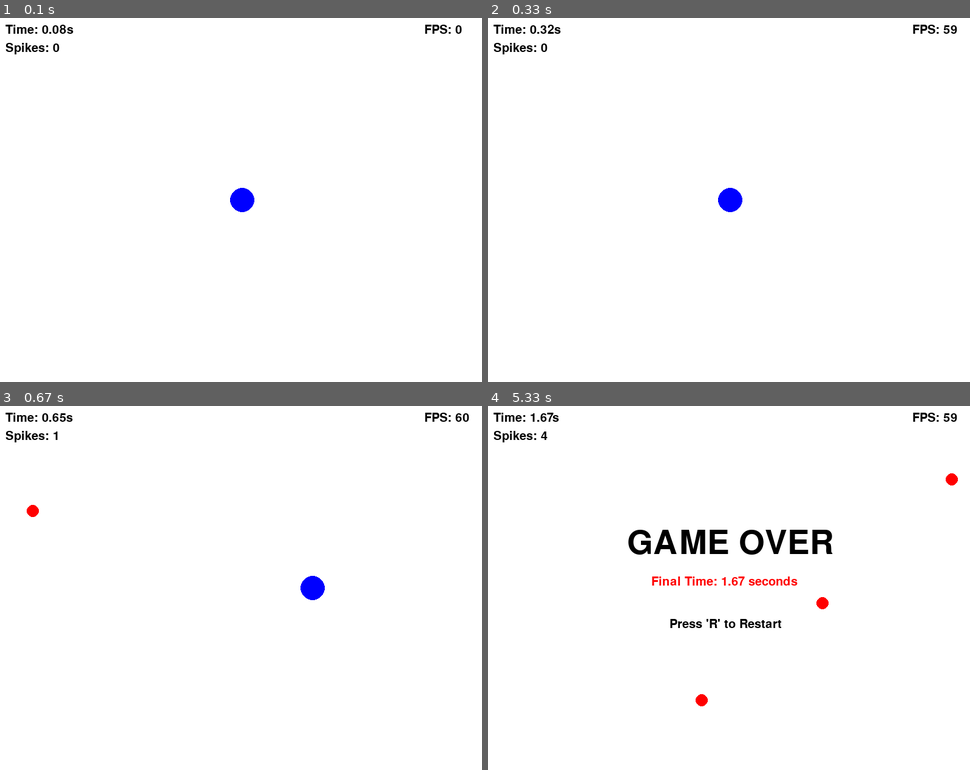
Above: before the commit, frames 1-4 (two rows, left to right).
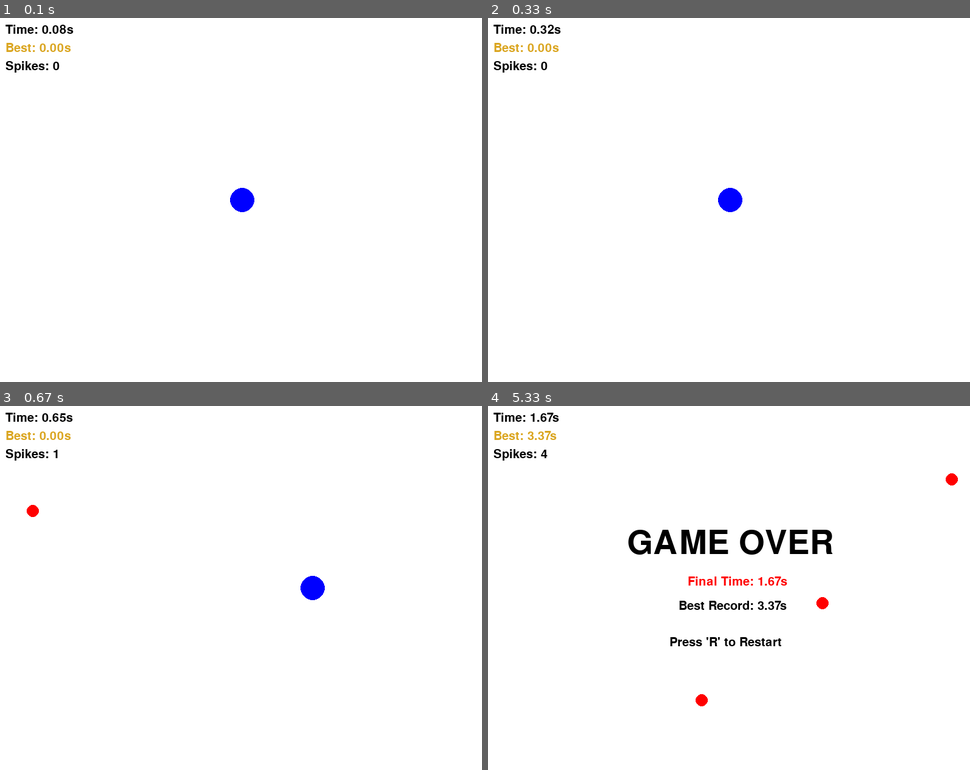
Above: after the commit, the same moments.

Repository: hsh060425/myfirstgame
Game: pygame game, started from vs_hsh/hello_pyame.py
The game is run twice, just before and just after one commit, with the same random seed, the same clock (stepped at 60 frames per second) and the same inputs.
Inputs:
- Up to frame 1 (0.1 s): no input
- Up to frame 2 (0.33 s): no input
- Up to frame 3 (0.67 s): hold Right from 0.33 s (still down)
- Up to frame 4 (5.33 s): release Right at 0.8 s; hold Up 0.83-1.13 s; hold Right 1.17-1.63 s; hold Left 1.67-2.2 s; hold Down 2.23-2.53 s; hold Left 2.57-2.97 s; hold Up 3-3.37 s; hold R 3.4-4.03 s; hold Right 3.4-4.03 s; hold Right 4.07-4.7 s; hold Down 4.73-5.1 s

The runs differ from the first frame. In frame 1, 0.5% of the frame differs, in the area x 1-96%, y 1-15%; in frame 2, 0.5%; in frame 3, 0.5%; in frame 4, 1.7%, in the area x 1-98%, y 1-66%.

Commit message:
record_add
베스트 타이머 생성

Diff:
--- a/vs_hsh/hello_pyame.py
+++ b/vs_hsh/hello_pyame.py
@@ -5,12 +5,13 @@
 
 pygame.init()
 screen = pygame.display.set_mode((800, 600))
-pygame.display.set_caption("Spikes Game - Survival")
+pygame.display.set_caption("Spikes Game - High Score")
 
 WHITE = (255, 255, 255)
 BLUE = (0, 0, 255)
 BLACK = (0, 0, 0)
 RED = (255, 0, 0)
+GOLD = (218, 165, 32) # 최고 기록용 황금색 추가
 
 font = pygame.font.SysFont(None, 30)
 large_font = pygame.font.SysFont(None, 80)
@@ -24,8 +25,9 @@
 spike_radius = 10
 spawn_timer = 0
 
-# --- 새로운 변수 추가 ---
-survival_time = 0.0  # 생존 시간 기록용
+survival_time = 0.0
+# --- 최고 기록 변수 추가 ---
+high_score = 0.0
 game_over = False
 
 clock = pygame.time.Clock()
@@ -44,20 +46,17 @@
                 player_x, player_y = 400.0, 300.0
                 spikes = []
                 spawn_timer = 0
-                survival_time = 0.0 # 타이머 초기화
+                survival_time = 0.0
 
     if not game_over:
-        # 1. 생존 시간 업데이트 (델타 타임을 계속 더해줌)
         survival_time += dt
 
-        # 플레이어 이동
         keys = pygame.key.get_pressed()
         if keys[pygame.K_LEFT]: player_x -= player_speed * dt
         if keys[pygame.K_RIGHT]: player_x += player_speed * dt
         if keys[pygame.K_UP]: player_y -= player_speed * dt
         if keys[pygame.K_DOWN]: player_y += player_speed * dt
 
-        # 가시 생성
         spawn_timer += dt
         if spawn_timer > 0.4:
             side = random.randint(0, 3)
@@ -77,7 +76,6 @@
             spikes.append({"x": sx, "y": sy, "vx": vx, "vy": vy})
             spawn_timer = 0
 
-        # 가시 이동 및 충돌 체크
         for spike in spikes[:]:
             spike["x"] += spike["vx"] * dt
             spike["y"] += spike["vy"] * dt
@@ -85,6 +83,9 @@
             distance = math.hypot(player_x - spike["x"], player_y - spike["y"])
             if distance < (player_radius + spike_radius):
                 game_over = True
+                # --- 게임 오버 시 최고 기록 업데이트 ---
+                if survival_time > high_score:
+                    high_score = survival_time
 
             if spike["x"] < -150 or spike["x"] > 950 or spike["y"] < -150 or spike["y"] > 750:
                 spikes.remove(spike)
@@ -96,26 +97,34 @@
     for spike in spikes:
         pygame.draw.circle(screen, RED, (int(spike["x"]), int(spike["y"])), spike_radius)
 
-    # --- UI 정보 출력 ---
-    # 2. 타이머 표시 (소수점 둘째자리까지)
+    # UI 정보 출력
     time_text = font.render(f"Time: {survival_time:.2f}s", True, BLACK)
-    # 3. 가시 개수 표시 (리스트의 길이)
+    # 화면 상단에 최고 기록 표시
+    high_score_text = font.render(f"Best: {high_score:.2f}s", True, GOLD)
     spike_count_text = font.render(f"Spikes: {len(spikes)}", True, BLACK)
-    fps_text = font.render(f"FPS: {int(clock.get_fps())}", True, BLACK)
 
-    screen.blit(time_text, (10, 10))        # 좌측 상단 타이머
-    screen.blit(spike_count_text, (10, 40)) # 그 아래 가시 수
-    screen.blit(fps_text, (700, 10))        # 우측 상단 FPS
+    screen.blit(time_text, (10, 10))
+    screen.blit(high_score_text, (10, 40)) # 시간 아래에 최고 기록 표시
+    screen.blit(spike_count_text, (10, 70))
 
     if game_over:
         over_text = large_font.render("GAME OVER", True, BLACK)
-        # 게임 오버 시 최종 기록 표시
-        final_score_text = font.render(f"Final Time: {survival_time:.2f} seconds", True, RED)
+        final_score_text = font.render(f"Final Time: {survival_time:.2f}s", True, RED)
+        # 최고 기록 달성 여부에 따른 메시지
+        if survival_time >= high_score and survival_time > 0:
+            best_msg = "NEW BEST SCORE!"
+            best_color = GOLD
+        else:
+            best_msg = f"Best Record: {high_score:.2f}s"
+            best_color = BLACK
+
+        record_text = font.render(best_msg, True, best_color)
         retry_text = font.render("Press 'R' to Restart", True, BLACK)
 
         screen.blit(over_text, (230, 200))
-        screen.blit(final_score_text, (270, 280))
-        screen.blit(retry_text, (300, 350))
+        screen.blit(final_score_text, (330, 280))
+        screen.blit(record_text, (315, 320))
+        screen.blit(retry_text, (300, 380))
 
     pygame.display.flip()
 
